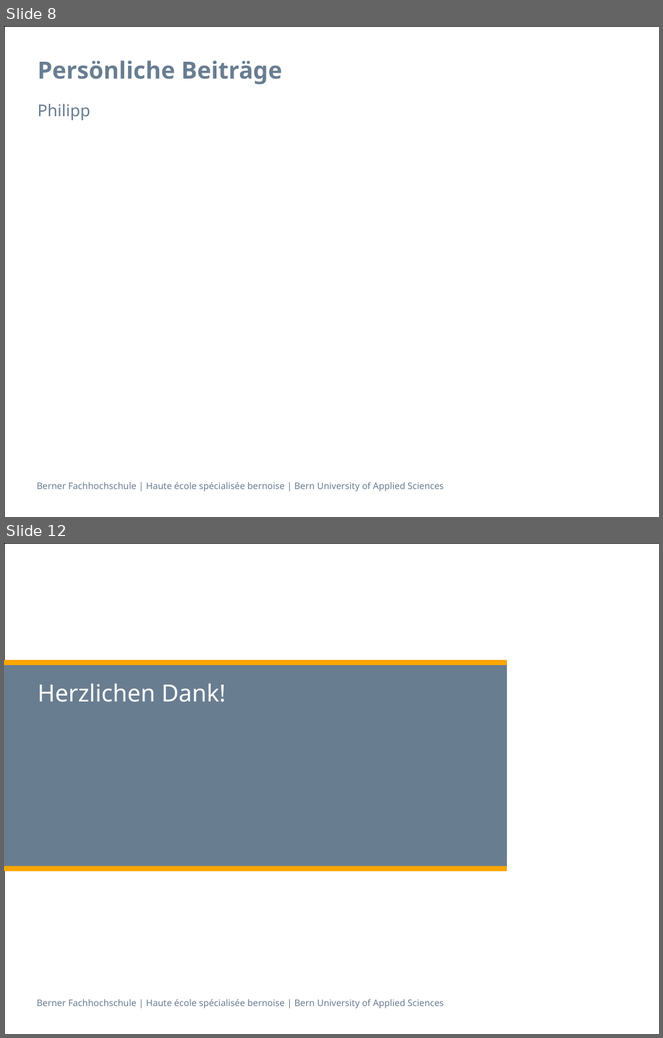
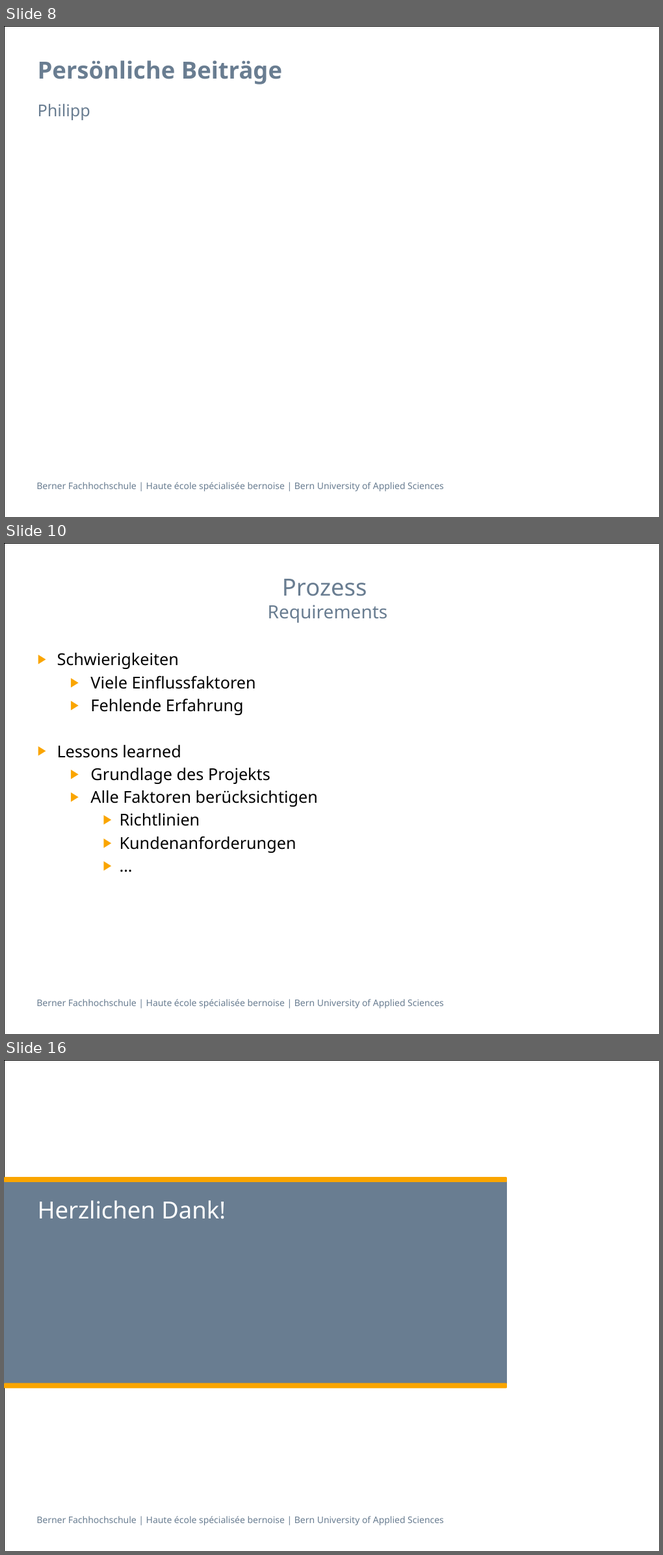
Before and after one commit to zyssm4/ch.bfh.btx8081.w2015.red, a slide deck: doc/Task14/task14_presentation Schlurp.pptx. Shown one above the other, each under a label of ours: slides 8 and 12 before the commit, slides 8, 10 and 16 after it; the slides between them are not shown. The pictures are 663x1038 and 663x1555 pixels, drawn with LibreOffice and Linux fonts; fonts in the diff are those of the drawing; background and template pictures are left out. Boxes give left, top, right and bottom in pixels: in the first picture for what was removed or moved away, otherwise in the second. Text is boxed around its words. In the diff, an @@ line names an element or a change of style, - is before the commit and + after.

Commit message:
presentation lessons learned

```diff
--- a/doc/Task14/task14_presentation Schlurp.pptx
+++ b/doc/Task14/task14_presentation Schlurp.pptx
@@ slide 10 added at <box>4,543,659,1034</box>, background #FFFFFF; not listed: 2 template elements that a slide beside it also shows @@
@@ title added at <box>268,579,388,623</box>, 20 pt, text #697D91 @@
+Prozess
+Requirements
@@ text added at <box>57,653,318,853</box>, 18 pt, text #000000 @@
+▶ Schwierigkeiten
+  ▶ Viele Einflussfaktoren
+  ▶ Fehlende Erfahrung
+▶ Lessons learned
+  ▶ Grundlage des Projekts
+  ▶ Alle Faktoren berücksichtigen
+    ▶ Richtlinien
+    ▶ Kundenanforderungen
+    ▶ …
@@ what was slide 12 is now slide 16 @@
```
Also in this commit, not shown: 2 slides changed, 5 other slides added, 2 slides removed.
